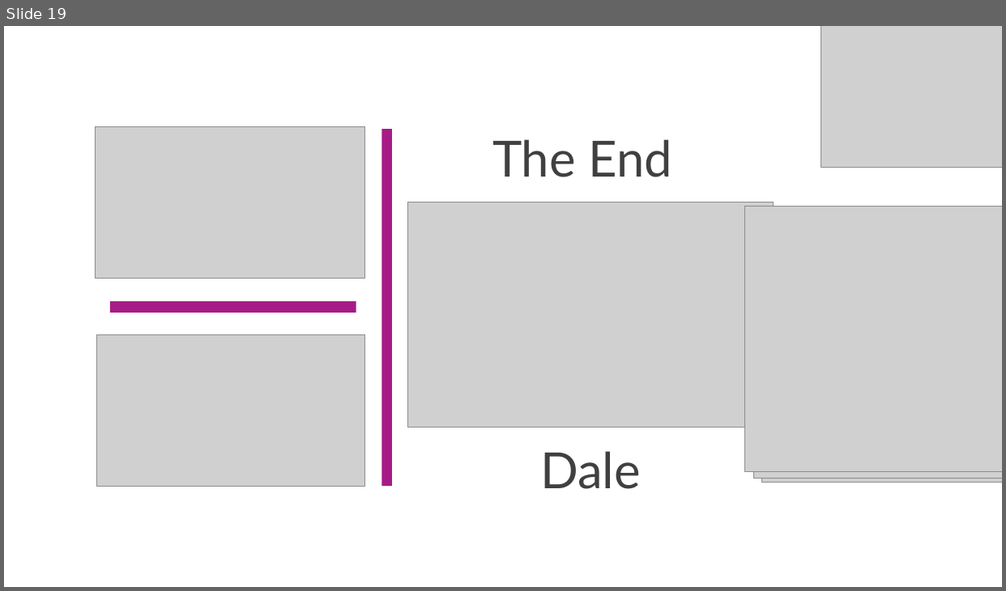
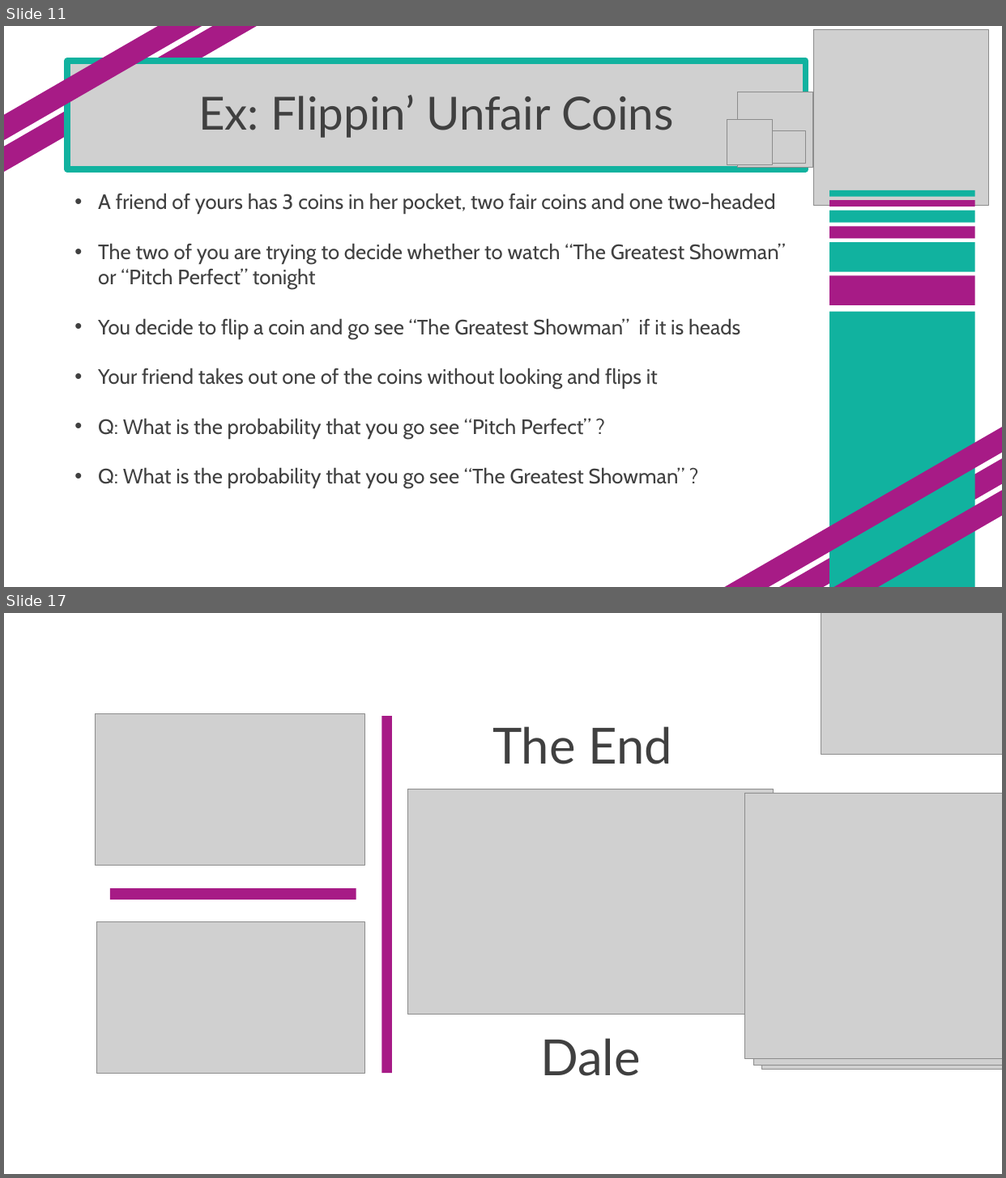
Before and after one commit to SuperMarioGiacomazzo/STOR305_WEBSITE, a slide deck: Lectures/Lecture 26/Lecture 26.pptx. Shown one above the other, each under a label of ours: slide 19 before the commit, slides 11 and 17 after it; the slides between them are not shown. The pictures are 1006x591 and 1006x1178 pixels, drawn with LibreOffice and Linux fonts; fonts in the diff are those of the drawing; grey boxes stand for pictures. Boxes give left, top, right and bottom in pixels: in the first picture for what was removed or moved away, otherwise in the second. Text is boxed around its words. In the diff, an @@ line names an element or a change of style, - is before the commit and + after.

```diff
--- a/Lectures/Lecture 26/Lecture 26.pptx
+++ b/Lectures/Lecture 26/Lecture 26.pptx
@@ slide 11 added at (4,26,1002,587), background #FFFFFF @@
@@ rectangle added at (4,26,268,184), fill #A71B86 @@
@@ rectangle added at (4,26,253,160), fill #A71B86 @@
@@ picture added at (813,30,988,205) @@
@@ picture added at (67,63,805,170) @@
@@ title added at (68,61,806,169), outline #11B29F 6 pt, 44 pt, text #404040 @@
+Ex: Flippin’ Unfair Coins
@@ picture added at (738,92,812,168) @@
@@ picture added at (727,120,772,165) @@
@@ picture added at (773,130,806,164) @@
@@ text added at (98,193,786,489), 20 pt, text #404040 @@
+• A friend of yours has 3 coins in her pocket, two fair coins and one two-headed
+• The two of you are trying to decide whether to watch “The Greatest Showman” or “Pitch Perfect” tonight
+• You decide to flip a coin and go see “The Greatest Showman” if it is heads
+• Your friend takes out one of the coins without looking and flips it
+• Q: What is the probability that you go see “Pitch Perfect” ?
+• Q: What is the probability that you go see “The Greatest Showman” ?
@@ rectangle added at (829,190,975,197), fill #11B29F @@
@@ rectangle added at (829,200,975,207), fill #A71B86 @@
@@ rectangle added at (829,210,975,222), fill #11B29F @@
@@ rectangle added at (829,227,975,238), fill #A71B86 @@
@@ rectangle added at (829,242,975,272), fill #11B29F @@
@@ rectangle added at (829,276,975,306), fill #A71B86 @@
@@ rectangle added at (829,312,975,587), fill #11B29F @@
@@ rectangle added at (701,408,1002,587), fill #A71B86 @@
@@ rectangle added at (765,431,1002,587), fill #A71B86 @@
@@ rectangle added at (778,455,1002,587), fill #A71B86 @@
@@ what was slide 19 is now slide 17 @@
```
Also in this commit, not shown: 14 other slides added, 17 slides removed, 59 other files.
